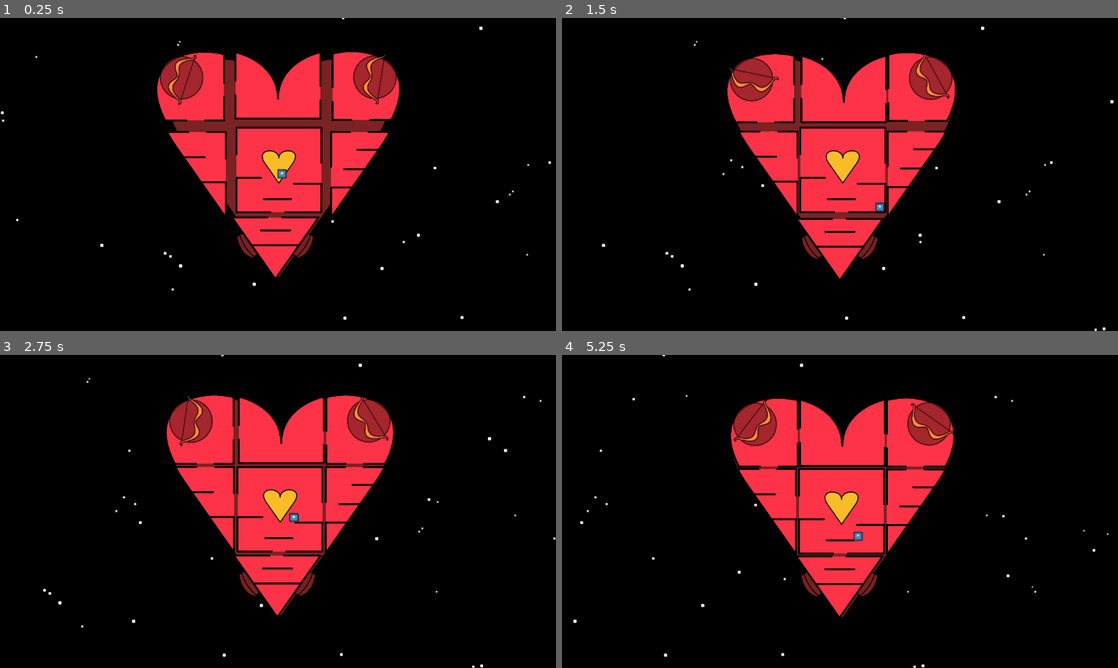
Above: before the commit, frames 1-4 (two rows, left to right).
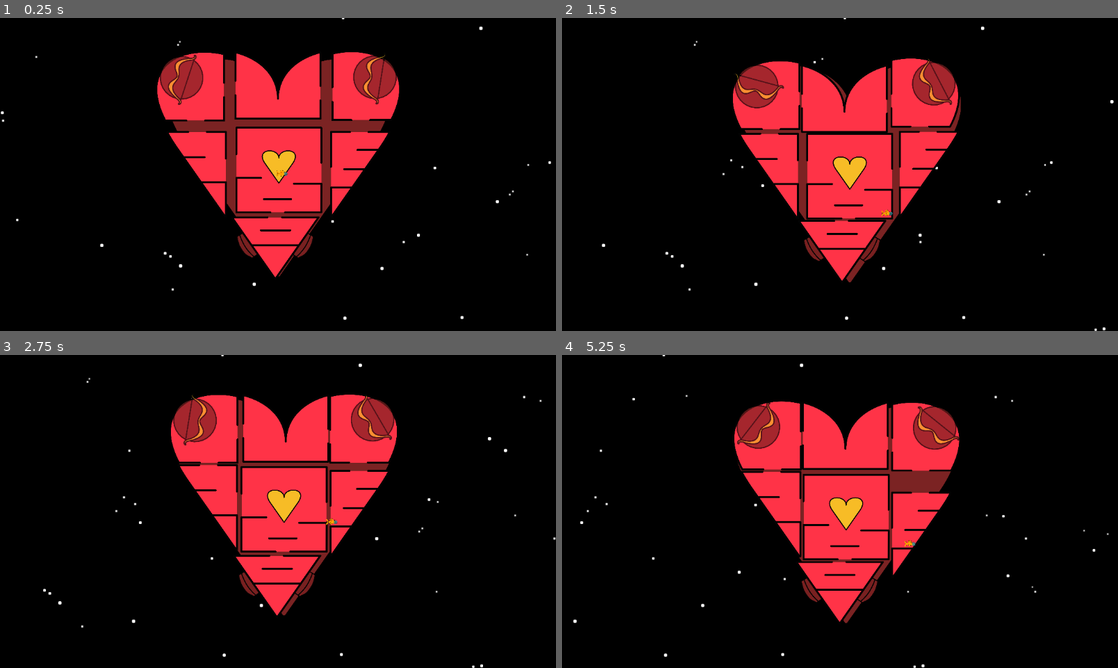
Above: after the commit, the same moments.

Repository: BreannaBre/GodotProject
Game: Godot game, scene res://scenes/main.tscn
Same seed, same stepped clock (60 frames per second), same inputs: the game is played once before the commit and once after it. The engine's default icon, where the game draws it, is replaced by a stand-in: a white triangle on a blue panel in a dark square.
Inputs (mouse positions are in pixels of both pictures, inside the frame that each line leads up to):
- Up to frame 1 (0.25 s): no input
- Up to frame 2 (1.5 s): move the mouse to (962, 158) at 0.52 s; hold D (Player1Right) from 0.53 s (still down); click (962, 158) at 0.67 s; tap Space (Player1Jump) at 0.77 s; move the mouse to (728, 190) at 1.27 s
- Up to frame 3 (2.75 s): tap Space (Player1Jump) at 1.52 s; move the mouse to (333, 442) at 2.02 s; release D (Player1Right) at 2.03 s; hold A (Player1Left) from 2.03 s (still down)
- Up to frame 4 (5.25 s): move the mouse to (812, 574) at 2.77 s; release A (Player1Left) at 2.78 s; hold D (Player1Right) 2.78-4.28 s; click (812, 574) at 2.92 s; tap Space (Player1Jump) at 3.02, 3.77, 4.52 s; move the mouse to (1006, 558) at 3.52 s; move the mouse to (673, 464) at 4.27 s; hold A (Player1Left) 4.28-5.03 s; move the mouse to (867, 511) at 5.02 s; hold D (Player1Right) from 5.03 s (still down); click (867, 511) at 5.17 s

The runs differ from the first frame. In frame 1, less than 0.1% of the frame differs, in the area x 49-52%, y 48-52%; in frame 2, 7.9%, in the area x 29-72%, y 11-85%; in frame 3, 5.2%; in frame 4, 7.8%.

Commit message:
player modification

Diff:
--- a/scenes/keyboard_player.tscn
+++ b/scenes/keyboard_player.tscn
@@ -1,7 +1,7 @@
 [gd_scene load_steps=4 format=3 uid="uid://ba73xxekccsg"]
 
 [ext_resource type="Script" path="res://src/keyboard_player.gd" id="1_vrr3s"]
-[ext_resource type="Texture2D" uid="uid://cgay1buyynid2" path="res://assets/icon.svg" id="2_3clhs"]
+[ext_resource type="Texture2D" uid="uid://dg78g2bo78amu" path="res://assets/fishcat.png" id="3_bkodw"]
 
 [sub_resource type="CapsuleShape2D" id="CapsuleShape2D_emn4l"]
 radius = 9.0
@@ -14,10 +14,9 @@
 collision_mask = 8
 script = ExtResource("1_vrr3s")
 
+[node name="Fishcat" type="Sprite2D" parent="."]
+scale = Vector2(0.04, 0.04)
+texture = ExtResource("3_bkodw")
+
 [node name="PlayerCollision" type="CollisionShape2D" parent="."]
 shape = SubResource("CapsuleShape2D_emn4l")
-
-[node name="PlayerSprite" type="Sprite2D" parent="."]
-position = Vector2(-7.15256e-07, 1.66893e-06)
-scale = Vector2(0.15, 0.15)
-texture = ExtResource("2_3clhs")
--- a/src/room.gd
+++ b/src/room.gd
@@ -32,7 +32,7 @@
 	body.lock_rotation = true
 	body.linear_damp = 1
 	body.collision_layer = 0b1000
-	body.collision_mask  = 0b1100
+	body.collision_mask  = 0b1110
 
 func shake() -> void:
 	var cur := Time.get_ticks_msec()
Not shown, added: assets/fishcat.png.import
